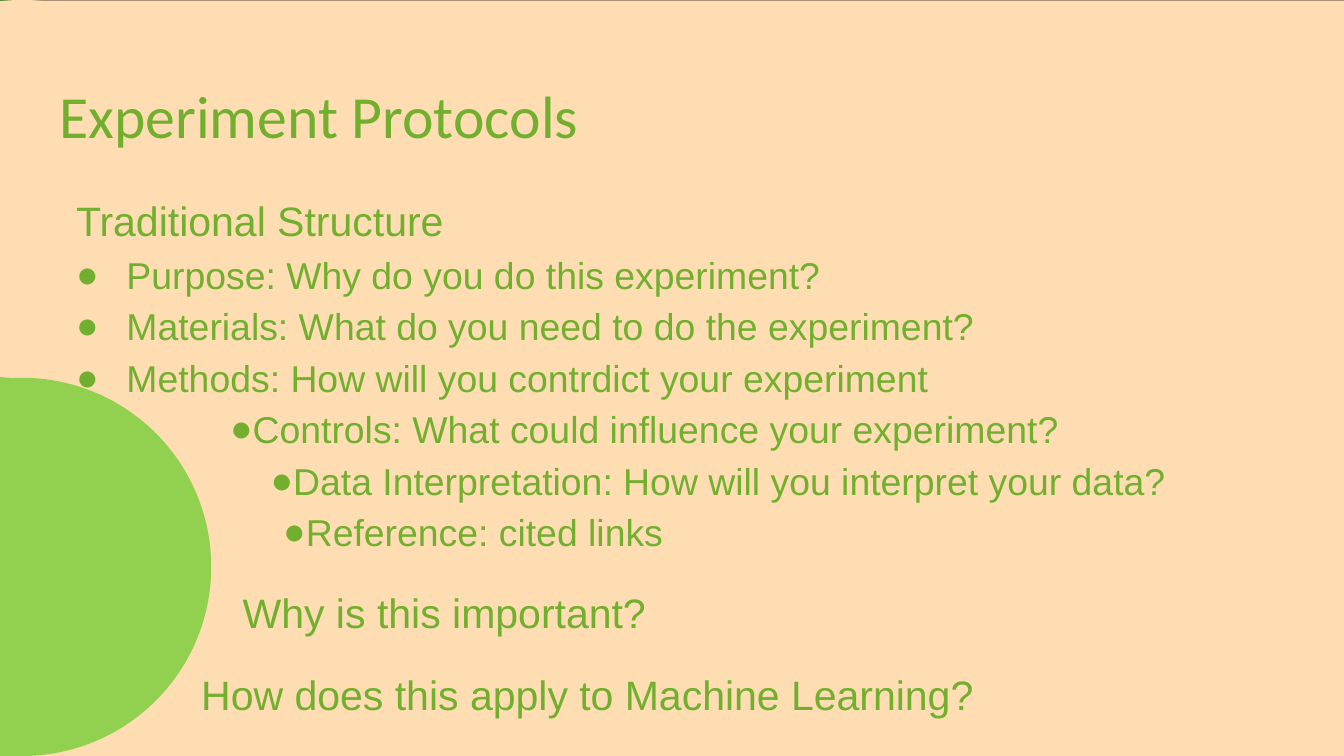
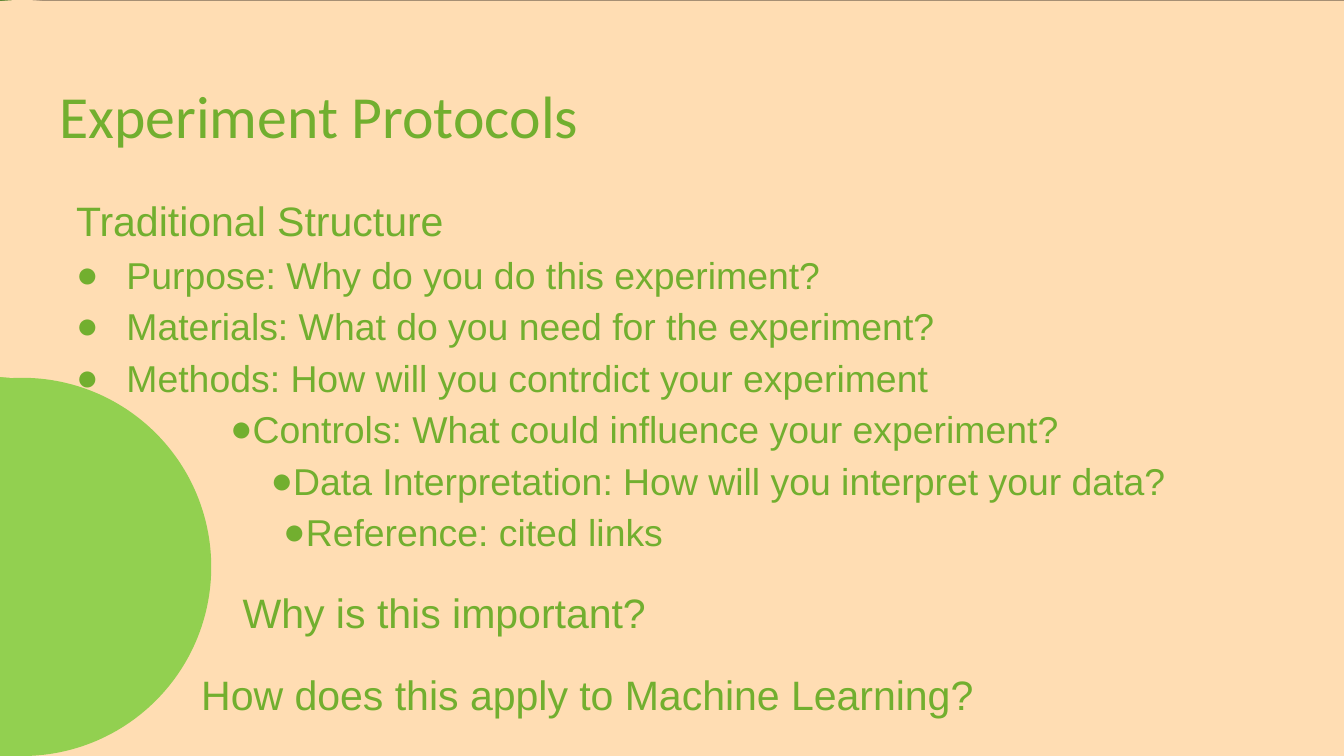
Before and after one commit to frank-trollmann/machine-learning_example-project, a slide deck: slide 7 of documentation/Session 2.pptx. Drawn at 1344x756 pixels with LibreOffice and Linux fonts; fonts in the diff are those of the drawing. Boxes give left, top, right and bottom in pixels: in the first picture for what was removed or moved away, otherwise in the second. Text is boxed around its words. In the diff, an @@ line names an element or a change of style, - is before the commit and + after.

```diff
--- a/documentation/Session 2.pptx
+++ b/documentation/Session 2.pptx
@@ text at (x1=126, y1=313, x2=935, y2=348): text changed @@
-● Materials: What do you need to do the experiment?
+● Materials: What do you need for the experiment?
```
Also in this commit, not shown: 3 other files.
